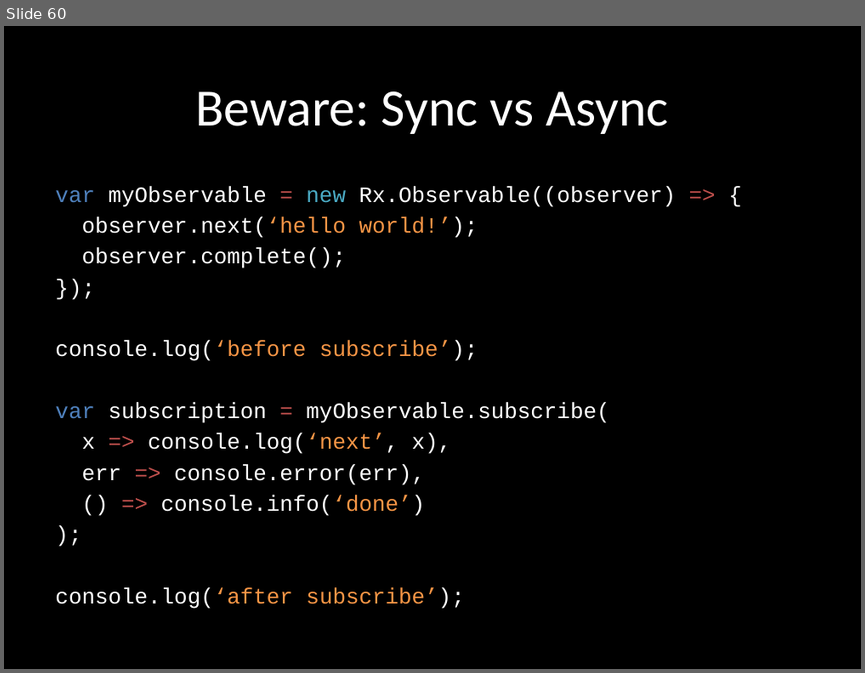
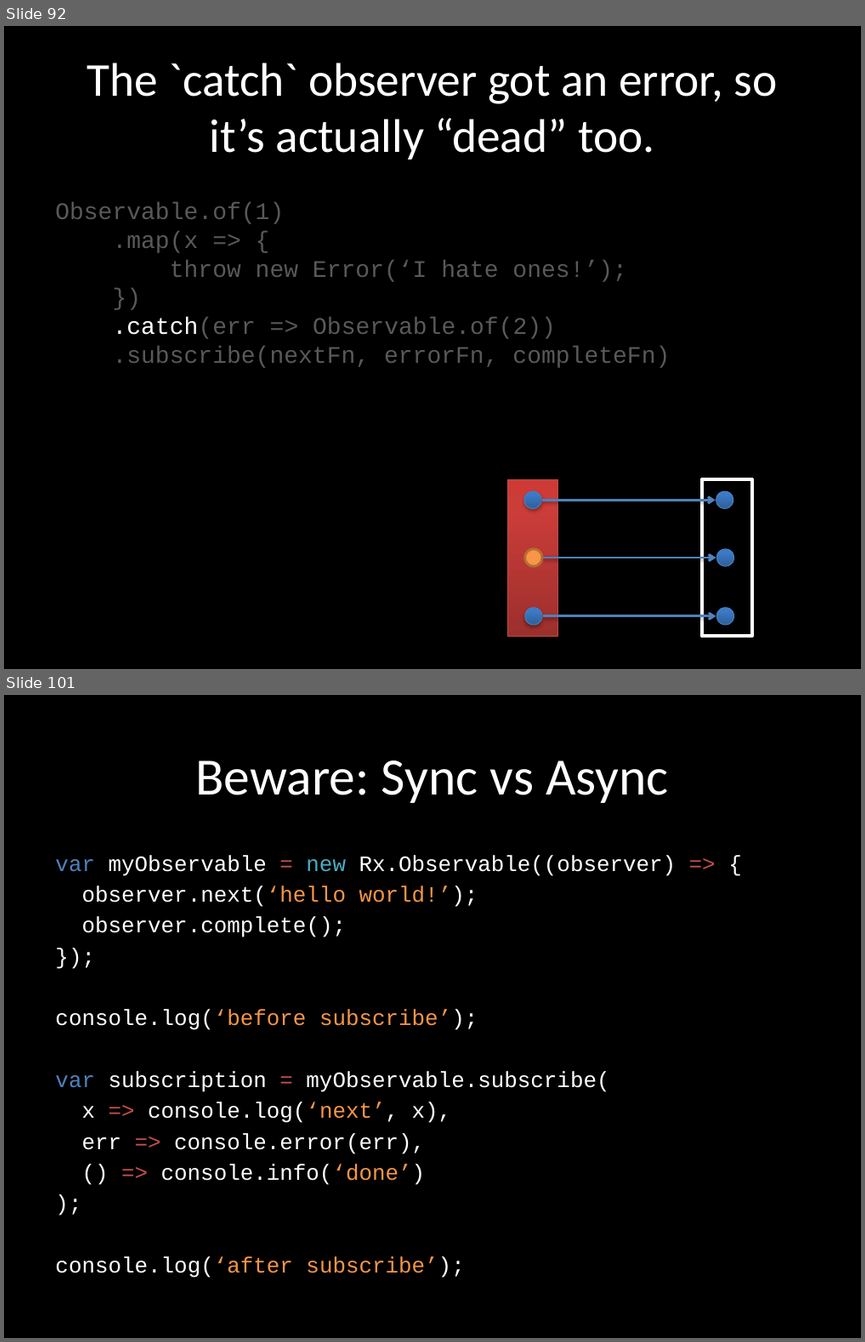
Before and after one commit to benlesh/rxjs-workshop-angular, a slide deck: rxjs-workshop.pptx. Shown one above the other, each under a label of ours: slide 60 before the commit, slides 92 and 101 after it; the slides between them are not shown. The pictures are 865x673 and 865x1342 pixels, drawn with LibreOffice and Linux fonts; fonts in the diff are those of the drawing. Boxes give left, top, right and bottom in pixels: in the first picture for what was removed or moved away, otherwise in the second. Text is boxed around its words. In the diff, an @@ line names an element or a change of style, - is before the commit and + after.

Commit message:
error handling basics

```diff
--- a/rxjs-workshop.pptx
+++ b/rxjs-workshop.pptx
@@ slide 92 added at [4,26,861,669], background #000000 @@
@@ title added at [87,63,778,159], 39.6 pt, text #FFFFFF @@
+The `catch` observer got an error, so it’s actually “dead” too.
@@ text added at [55,203,670,368], 20 pt, text #595959 @@
+Observable.of(1)
+.map(x => {
+throw new Error(‘I hate ones!’);
+})
+.catch(err => Observable.of(2))
+.subscribe(nextFn, errorFn, completeFn)
@@ rectangle added at [508,479,558,636], fill gradient #9C2F2D to #CB3E3A to #CE3B37, outline #BF4C48 0.75 pt @@
@@ rectangle added at [702,479,752,636], fill #000000, outline #FFFFFF 3 pt @@
@@ ellipse added at [524,491,541,509], fill gradient #2F5F99 to #3D7CC7 to #3A7CCB, outline #4B7EBC 0.75 pt @@
@@ arrow added from (542, 499) to (715, 499), #4F81BD 2 pt @@
@@ ellipse added at [716,491,733,509], fill gradient #2F5F99 to #3D7CC7 to #3A7CCB, outline #4B7EBC 0.75 pt @@
@@ ellipse added at [525,549,542,566], fill #F79646, outline #B76F34 2 pt @@
@@ arrow added from (543, 557) to (716, 557), #4F81BD 2 pt @@
@@ ellipse added at [717,549,734,566], fill gradient #2F5F99 to #3D7CC7 to #3A7CCB, outline #4B7EBC 0.75 pt @@
@@ ellipse added at [525,607,542,624], fill gradient #2F5F99 to #3D7CC7 to #3A7CCB, outline #4B7EBC 0.75 pt @@
@@ ellipse added at [717,607,734,624], fill gradient #2F5F99 to #3D7CC7 to #3A7CCB, outline #4B7EBC 0.75 pt @@
@@ arrow added from (543, 616) to (716, 616), #4F81BD 2 pt @@
@@ what was slide 60 is now slide 101 @@
```
Also in this commit, not shown: 3 slides changed, 40 other slides added, 1 other file.
